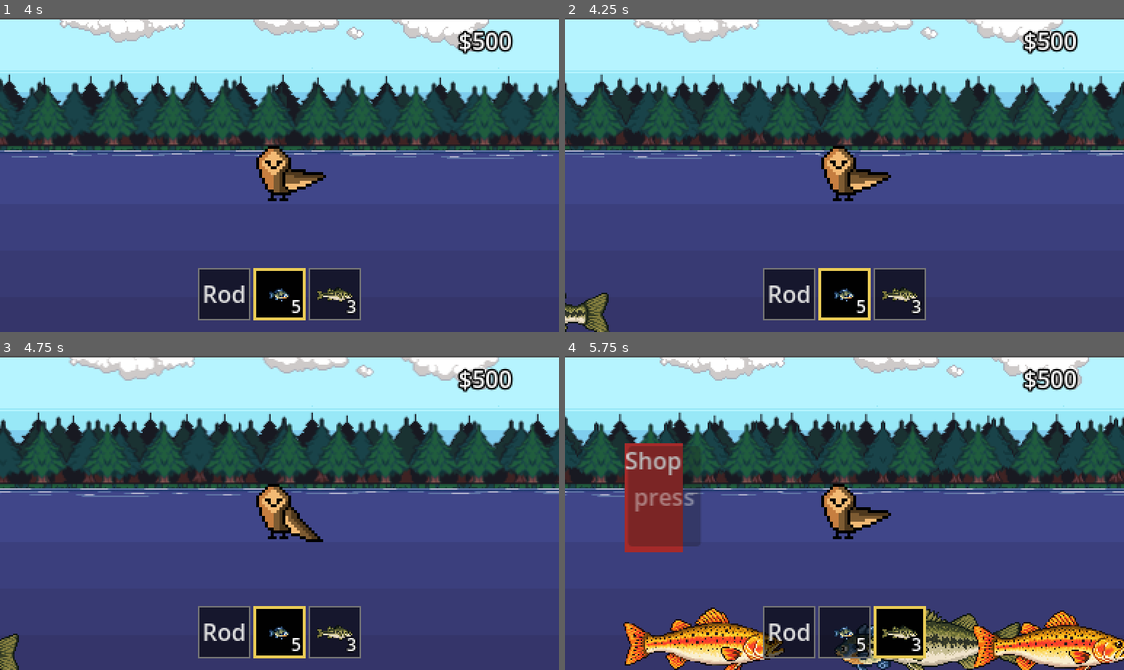
Above: before the commit, frames 1-4 (two rows, left to right).
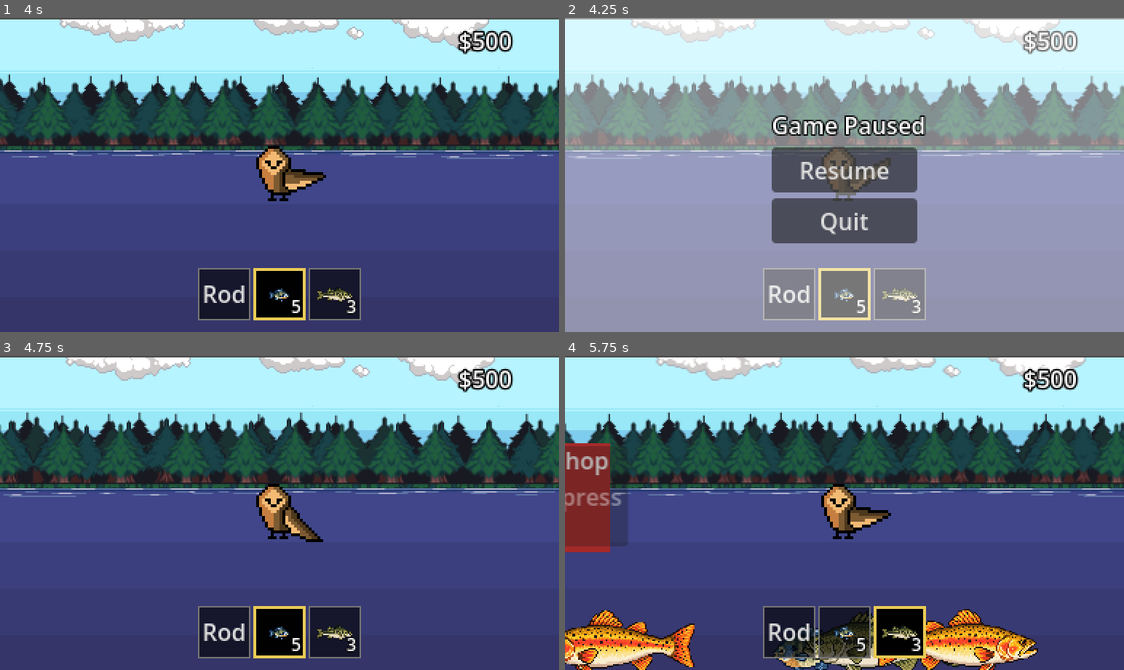
Above: after the commit, the same moments.

Repository: JuanPablo-29/Hoos-Fishing
Game: Godot game, scene res://scenes/MainGame.tscn
The game is run twice, just before and just after one commit, with the same random seed, the same clock (stepped at 60 frames per second) and the same inputs.
Inputs (mouse positions are in pixels of both pictures, inside the frame that each line leads up to):
- Up to frame 1 (4 s): hold Right (move_right) 0.53-1.28 s; tap one key every 0.75 s from 0.6 s: 1 (hotbar_0) 2 (hotbar_1) 3 (hotbar_2) 1 (hotbar_0) 2 (hotbar_1); hold Down (move_down) 1.28-2.03 s; hold Right (move_right) 2.03-2.78 s; hold Up (move_up) 2.78-3.53 s; hold Left (move_left) from 3.53 s (still down)
- Up to frame 2 (4.25 s): keep holding Left (move_left); tap Escape (ui_cancel) at 4.15 s
- Up to frame 3 (4.75 s): release Left (move_left) at 4.25 s; click (279, 506) at 4.25 s, where only the run after the commit has a clickable "Resume"
- Up to frame 4 (5.75 s): hold Left (move_left) from 5.03 s (still down); tap 3 (hotbar_2) at 5.1 s

Frame 1 is identical in both runs. In frame 2, 98% of the frame differs, in the area x 0-100%, y 0-100%; in frame 3, 12%; in frame 4, 29%.

Commit message:
Fully implemented pause menu by pressing escape

Diff:
--- a/scenes/MainGame.tscn
+++ b/scenes/MainGame.tscn
@@ -4,7 +4,8 @@
 [ext_resource type="PackedScene" uid="uid://b3t74xir3luqf" path="res://scenes/Player.tscn" id="1_hat22"]
 [ext_resource type="PackedScene" uid="uid://bikvpinvkw8r4" path="res://scenes/Background.tscn" id="2_xej52"]
 [ext_resource type="PackedScene" uid="uid://fswxs08lxfc6" path="res://scenes/Hotbar.tscn" id="3_p73vr"]
-[ext_resource type="PackedScene" uid="uid://b05vuekjfqt2l" path="res://scenes/WalletUI.tscn" id="4_7fyak"]
+[ext_resource type="PackedScene" uid="uid://cv42xyisv2ej" path="res://scenes/WalletUI.tscn" id="4_7fyak"]
+[ext_resource type="PackedScene" uid="uid://cfshawjjgh461" path="res://scenes/PauseMenu.tscn" id="6_7fyak"]
 
 [node name="MainGame" type="Node" unique_id=1072230429 node_paths=PackedStringArray("player")]
 script = ExtResource("1_7f7ne")
@@ -50,11 +51,7 @@
 
 [node name="PauseLayer" type="CanvasLayer" parent="." unique_id=1903320888]
 
-[node name="PauseRoot" type="Control" parent="PauseLayer" unique_id=497876631]
-layout_mode = 3
-anchors_preset = 0
-offset_right = 40.0
-offset_bottom = 40.0
+[node name="PauseMenu" parent="PauseLayer" unique_id=2013542813 instance=ExtResource("6_7fyak")]
 
 [node name="TransitionLayer" type="CanvasLayer" parent="." unique_id=1255196239]
 
--- /dev/null
+++ b/scenes/PauseMenu.tscn
@@ -0,0 +1,55 @@
+[gd_scene format=3 uid="uid://cfshawjjgh461"]
+
+[ext_resource type="Script" uid="uid://uhqr6rm187qn" path="res://scripts/pause_menu.gd" id="1_jvnd5"]
+
+[node name="PauseMenu" type="Control" unique_id=2013542813]
+process_mode = 3
+visible = false
+layout_mode = 3
+anchors_preset = 15
+anchor_right = 1.0
+anchor_bottom = 1.0
+grow_horizontal = 2
+grow_vertical = 2
+script = ExtResource("1_jvnd5")
+
+[node name="Container" type="VBoxContainer" parent="." unique_id=1959411553]
+z_index = 2
+custom_minimum_size = Vector2(50, 0)
+custom_maximum_size = Vector2(100, -1)
+layout_mode = 1
+anchors_preset = 8
+anchor_left = 0.5
+anchor_top = 0.5
+anchor_right = 0.5
+anchor_bottom = 0.5
+offset_left = -50.0
+offset_top = -29.0
+offset_right = 50.0
+offset_bottom = 29.0
+grow_horizontal = 2
+grow_vertical = 2
+
+[node name="PauseText" type="Label" parent="Container" unique_id=1333841406]
+layout_mode = 2
+theme_override_colors/font_outline_color = Color(0, 0, 0, 1)
+theme_override_constants/outline_size = 4
+text = "Game Paused"
+
+[node name="ResumeButton" type="Button" parent="Container" unique_id=136650574]
+layout_mode = 2
+text = "Resume"
+
+[node name="QuitButton" type="Button" parent="Container" unique_id=491488307]
+layout_mode = 2
+text = "Quit"
+
+[node name="ColorRect" type="ColorRect" parent="." unique_id=1989529883]
+layout_mode = 1
+anchors_preset = 15
+anchor_right = 1.0
+anchor_bottom = 1.0
+grow_horizontal = 2
+grow_vertical = 2
+mouse_filter = 2
+color = Color(1, 1, 1, 0.4627451)
--- /dev/null
+++ b/scripts/pause_menu.gd
@@ -0,0 +1,21 @@
+extends Control
+
+
+# Called when the node enters the scene tree for the first time.
+func _ready() -> void:
+	get_node("Container/QuitButton").pressed.connect(_on_quit_pressed)
+	get_node("Container/ResumeButton").pressed.connect(_on_resume_pressed)
+
+func _on_quit_pressed() -> void:
+	get_tree().quit()
+
+func _on_resume_pressed() -> void:
+	toggle_pause()
+
+func toggle_pause():
+	get_tree().paused = !get_tree().paused
+	visible = get_tree().paused
+
+func _input(event: InputEvent) -> void:
+	if event.is_action_pressed("ui_cancel"):
+		toggle_pause()
Not shown, added: scripts/pause_menu.gd.uid
